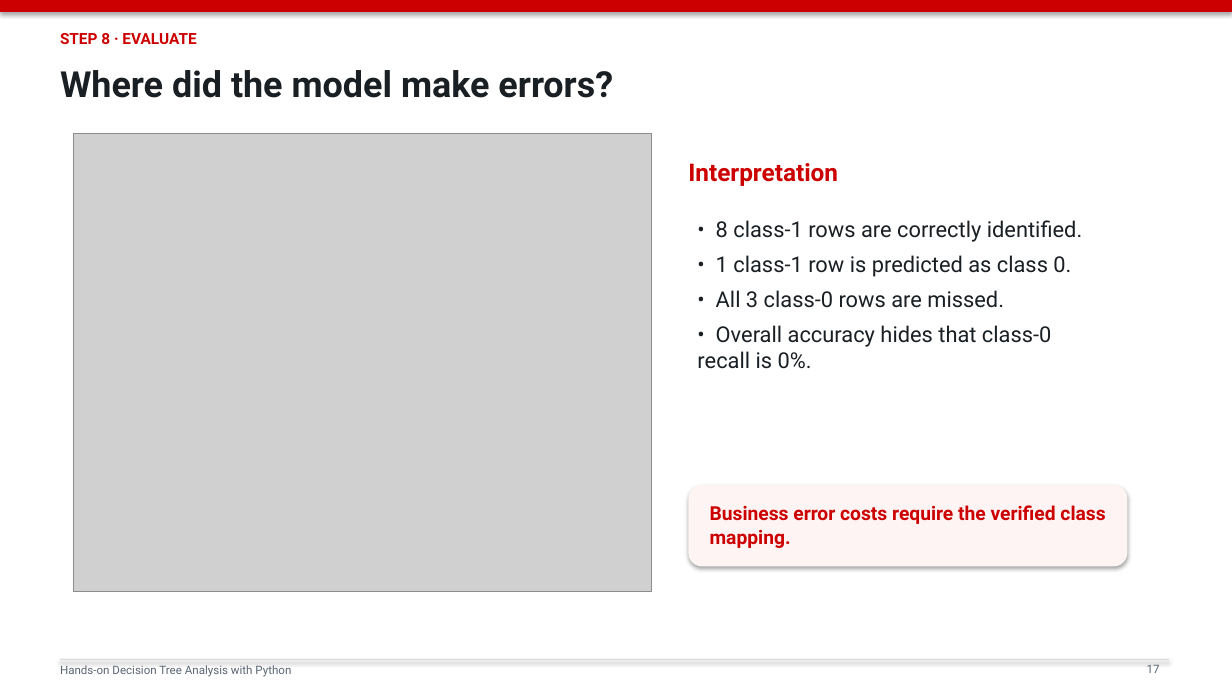
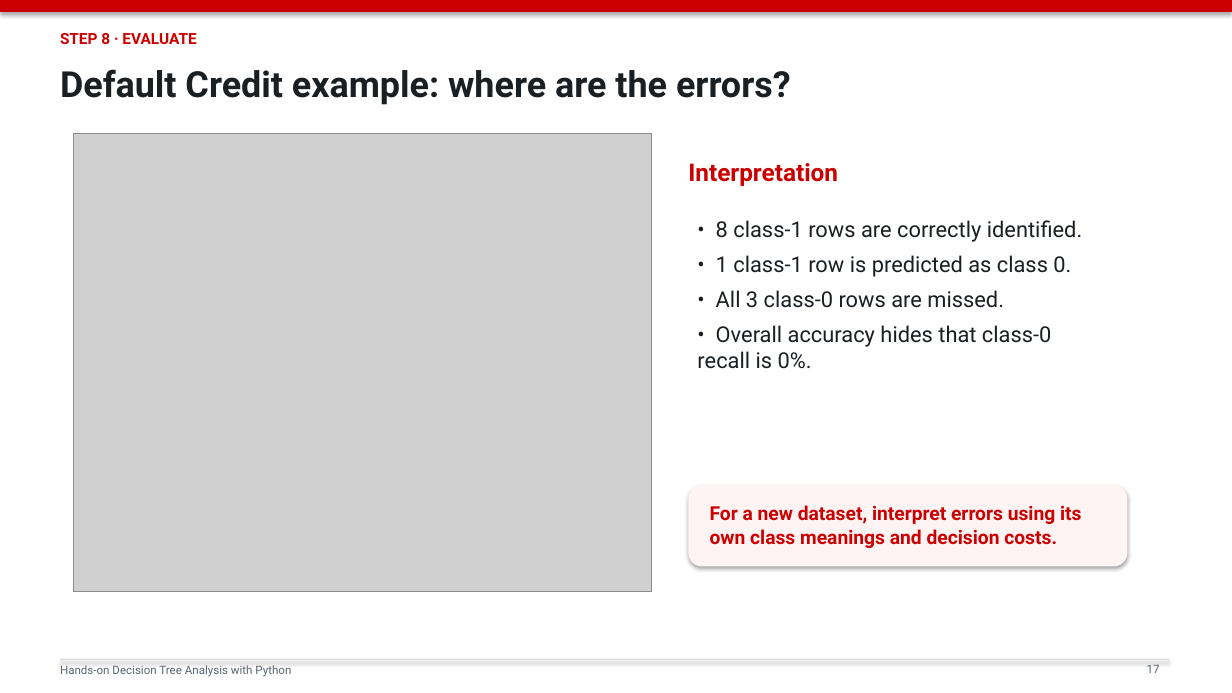
Before and after one commit to mojiahui777/ba_course, a slide deck: slide 17 of decision_tree_python_slides.pptx. Drawn at 1232x693 pixels with LibreOffice and Linux fonts; fonts in the diff are those of the drawing; grey boxes stand for pictures. Boxes give left, top, right and bottom in pixels: in the first picture for what was removed or moved away, otherwise in the second. Text is boxed around its words. In the diff, an @@ line names an element or a change of style, - is before the commit and + after.

Commit message:
Make decision tree workflow reusable

```diff
--- a/decision_tree_python_slides.pptx
+++ b/decision_tree_python_slides.pptx
@@ text at <box>60,69,791,105</box>: text changed @@
-Where did the model make errors?
+Default Credit example: where are the errors?
@@ text at <box>710,505,1081,548</box>: text changed @@
-Business error costs require the verified class mapping.
+For a new dataset, interpret errors using its own class meanings and decision costs.
```
Also in this commit, not shown: 21 other slides changed, 1 other file.
